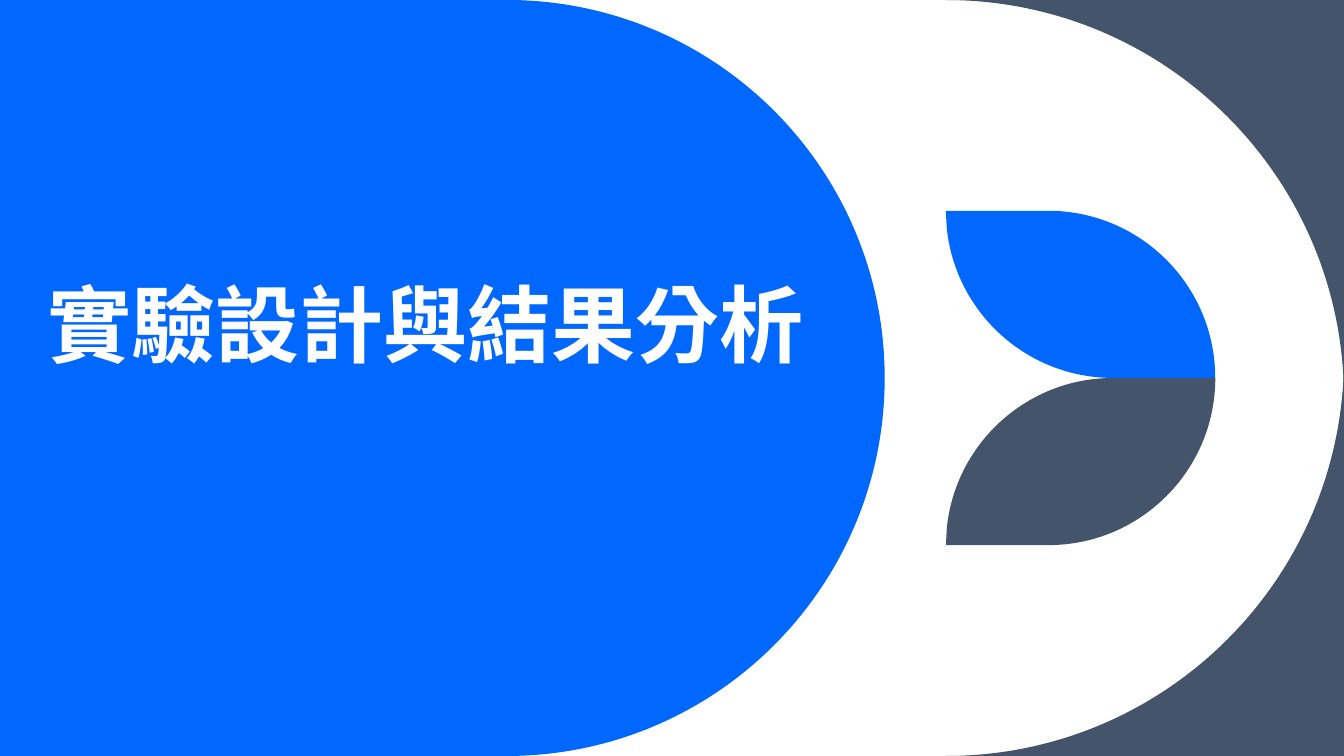
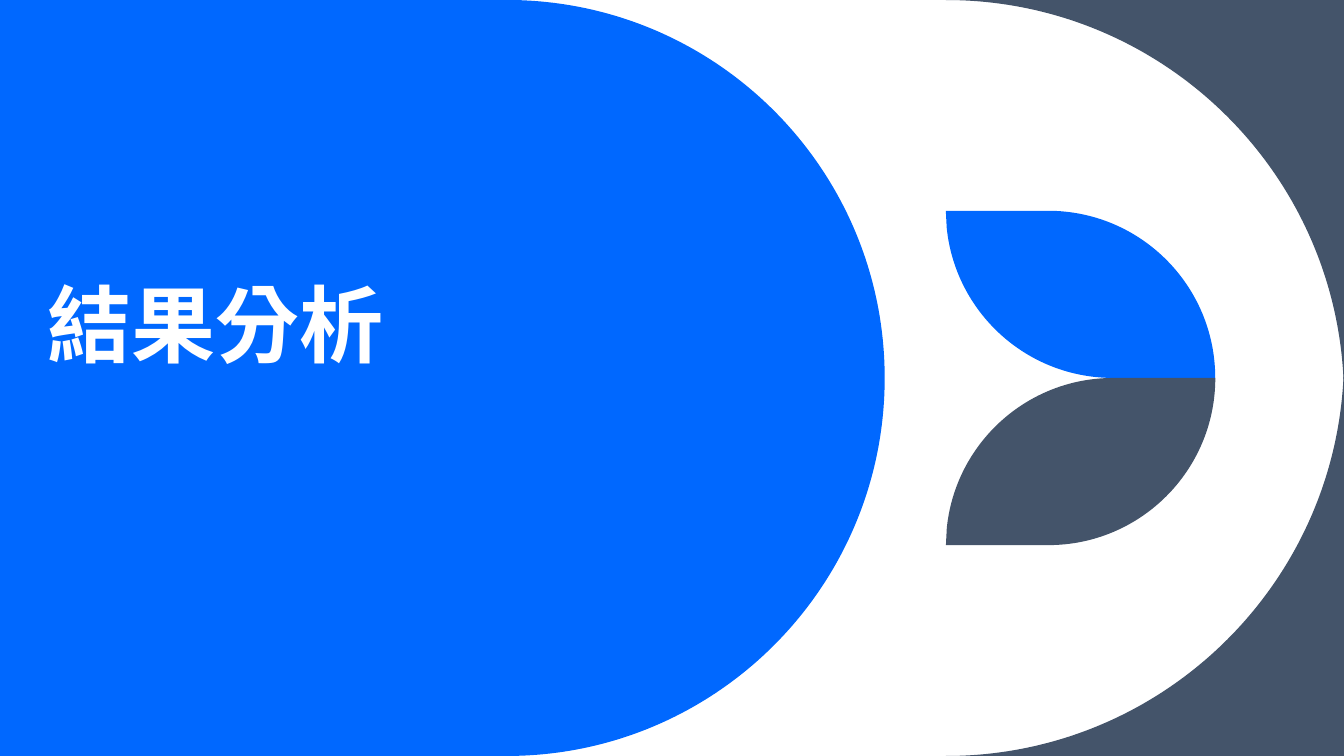
Before and after one commit to cooper35211-max/3D---------GNSS-RTK------------, a slide deck: slide 8 of 3D地圖資料庫輔助GNSSRTK及其在.pptx. Drawn at 1344x756 pixels with LibreOffice and Linux fonts; fonts in the diff are those of the drawing. Boxes give left, top, right and bottom in pixels: in the first picture for what was removed or moved away, otherwise in the second. Text is boxed around its words. In the diff, an @@ line names an element or a change of style, - is before the commit and + after.

```diff
--- a/3D地圖資料庫輔助GNSSRTK及其在.pptx
+++ b/3D地圖資料庫輔助GNSSRTK及其在.pptx
@@ title at [48,284,384,364]: text changed @@
-實驗設計與結果分析
+結果分析
```
Also in this commit, not shown: 5 other slides changed, 2 slides added, 2 other files.
